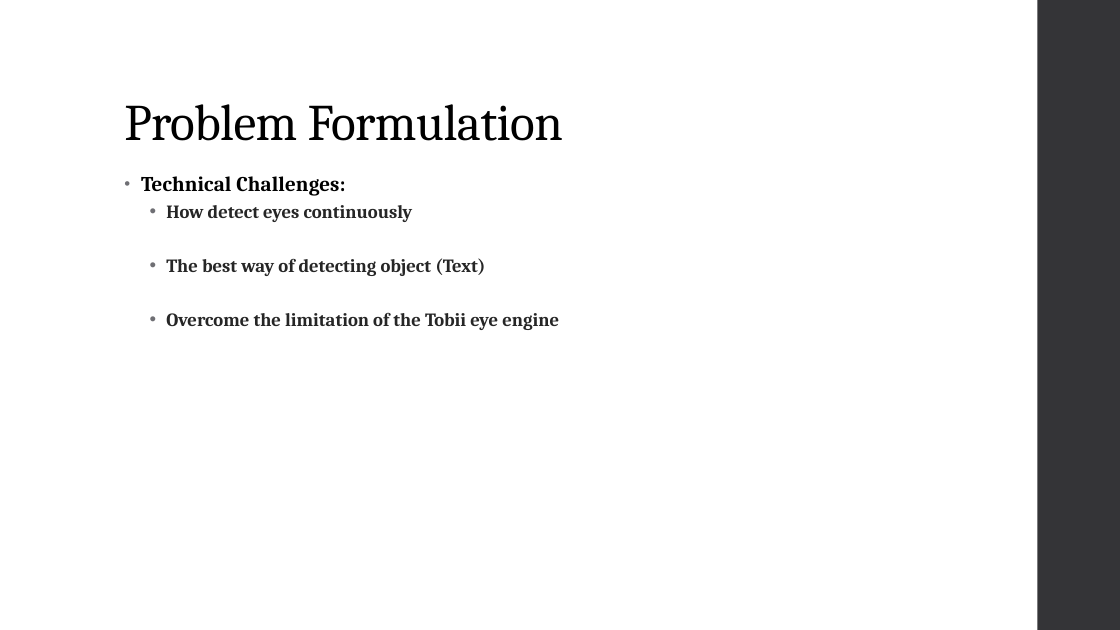
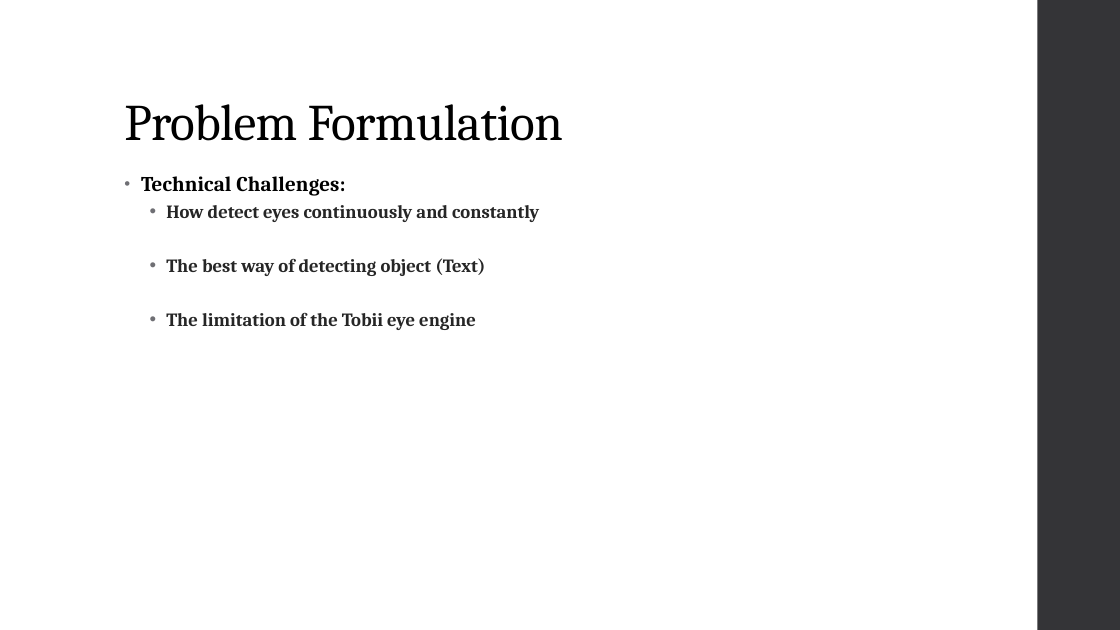
Before and after one commit to diederichk/StepCounter, a slide deck: slide 3 of FinalPresentation/FinalPresentation-v2.pptx. Drawn at 1120x630 pixels with LibreOffice and Linux fonts; fonts in the diff are those of the drawing. Boxes give left, top, right and bottom in pixels: in the first picture for what was removed or moved away, otherwise in the second. Text is boxed around its words. In the diff, an @@ line names an element or a change of style, - is before the commit and + after.

```diff
--- a/FinalPresentation/FinalPresentation-v2.pptx
+++ b/FinalPresentation/FinalPresentation-v2.pptx
@@ text at (166,205,539,222): text changed @@
-  • How detect eyes continuously
+  • How detect eyes continuously and constantly
@@ text at (166,313,476,330): text changed @@
-  • Overcome the limitation of the Tobii eye engine
+  • The limitation of the Tobii eye engine
```
Also in this commit, not shown: 4 other slides changed.
